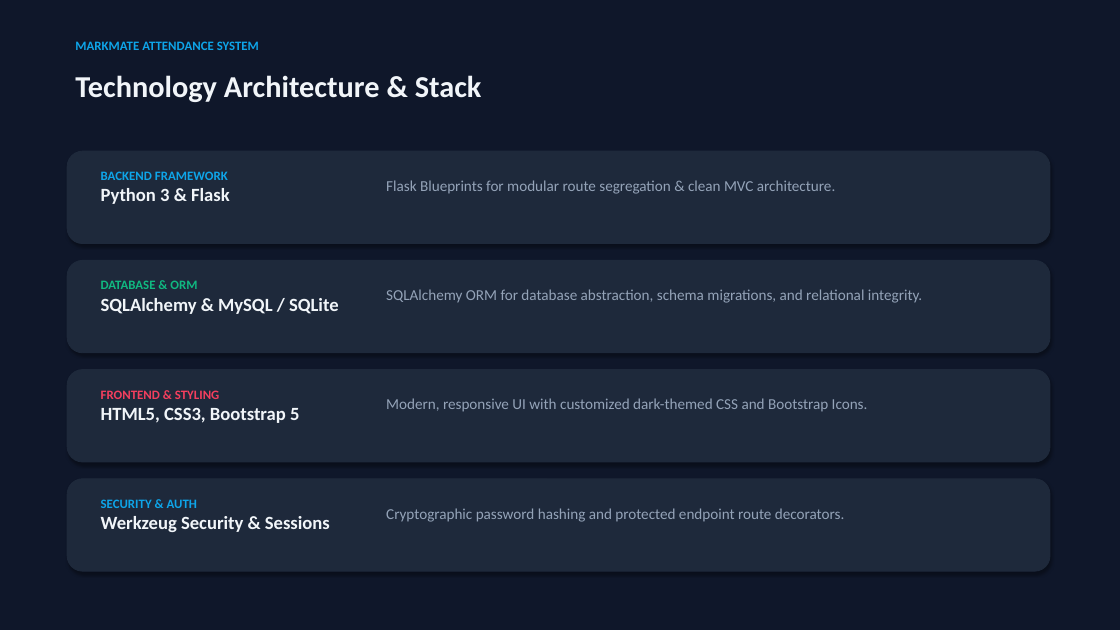
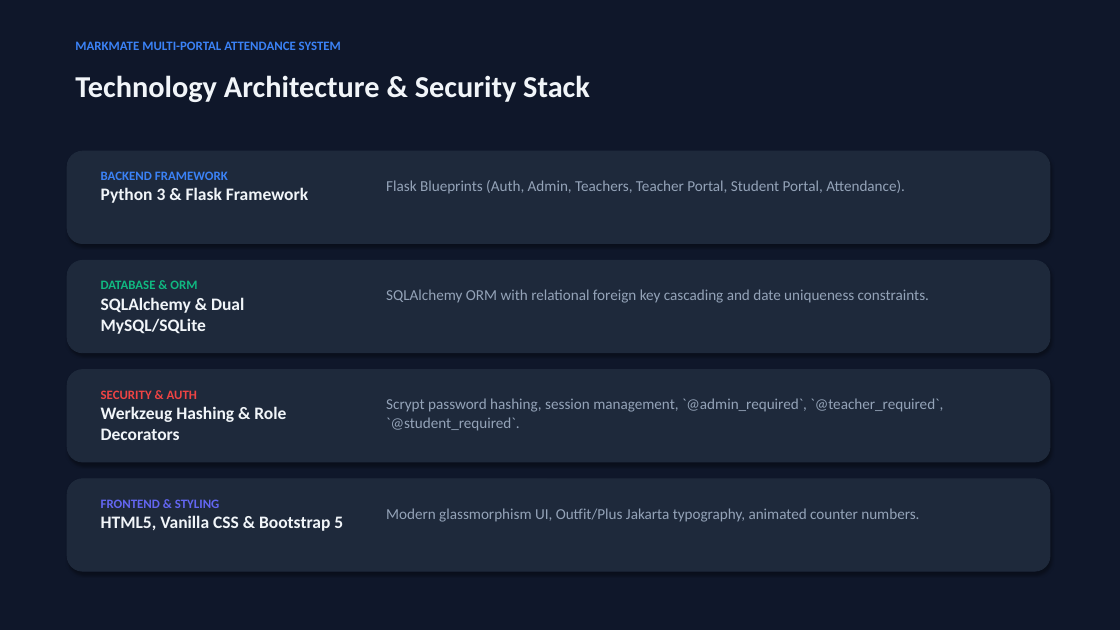
Before and after one commit to Abhii0018/MarkMate, a slide deck: slide 6 of MarkMate_Project_Presentation.pptx (slide 4 before the commit). Drawn at 1120x630 pixels with LibreOffice and Linux fonts; fonts in the diff are those of the drawing. Boxes give left, top, right and bottom in pixels: in the first picture for what was removed or moved away, otherwise in the second. Text is boxed around its words. In the diff, an @@ line names an element or a change of style, - is before the commit and + after.

Commit message:
Add Faculty Teachers, Teacher Portal, Student Portal with <75% RED Threshold Alert, and UI upgrades

```diff
--- a/MarkMate_Project_Presentation.pptx
+++ b/MarkMate_Project_Presentation.pptx
@@ text at box(75, 41, 341, 50): text changed; text colour #0EA5E9 to #3B82F6 @@
-MARKMATE ATTENDANCE SYSTEM
+MARKMATE MULTI-PORTAL ATTENDANCE SYSTEM
@@ text at box(75, 75, 590, 102): text changed @@
-Technology Architecture & Stack
+Technology Architecture & Security Stack
@@ text at box(101, 171, 228, 180): text colour #0EA5E9 to #3B82F6 in "BACKEND FRAMEWORK" @@
@@ text at box(101, 187, 308, 203): text changed; size 16 to 15 pt @@
-Python 3 & Flask
+Python 3 & Flask Framework
@@ text at box(386, 180, 905, 193): text changed @@
-Flask Blueprints for modular route segregation & clean MVC architecture.
+Flask Blueprints (Auth, Admin, Teachers, Teacher Portal, Student Portal, Attendance).
@@ text at box(101, 297, 244, 334): text changed; size 16 to 15 pt @@
-SQLAlchemy & MySQL / SQLite
+SQLAlchemy & Dual MySQL/SQLite
@@ text at box(386, 289, 929, 303): text changed @@
-SQLAlchemy ORM for database abstraction, schema migrations, and relational integrity.
+SQLAlchemy ORM with relational foreign key cascading and date uniqueness constraints.
@@ text at box(101, 390, 286, 440): text changed; size 16 to 15 pt @@
-FRONTEND & STYLING
-HTML5, CSS3, Bootstrap 5
+SECURITY & AUTH
+Werkzeug Hashing & Role Decorators
@@ text at box(386, 398, 943, 431): text changed @@
-Modern, responsive UI with customized dark-themed CSS and Bootstrap Icons.
+Scrypt password hashing, session management, `@admin_required`, `@teacher_required`, `@student_required`.
@@ text at box(101, 499, 343, 531): text changed; size 16 to 15 pt @@
-SECURITY & AUTH
-Werkzeug Security & Sessions
+FRONTEND & STYLING
+HTML5, Vanilla CSS & Bootstrap 5
@@ text at box(386, 508, 919, 522): text changed @@
-Cryptographic password hashing and protected endpoint route decorators.
+Modern glassmorphism UI, Outfit/Plus Jakarta typography, animated counter numbers.
```
Also in this commit, not shown: 6 other slides changed, 2 slides added, 1 slide removed, 30 other files.
